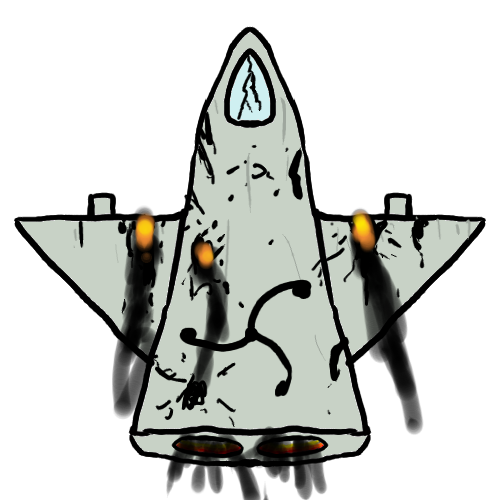
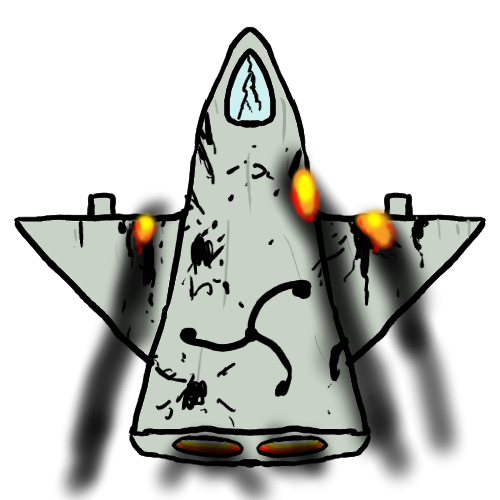
Before/after of a (500, 500) layered artwork. What changed in the layer stack:
painted on "smokin" over (54, 138, 468, 500)
